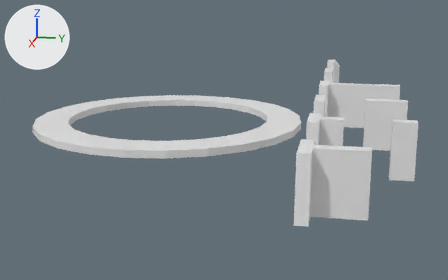
A saved change to the Blender file Flee The MAW/Assets/Imports/RingCreationModelsBlendFile.blend.
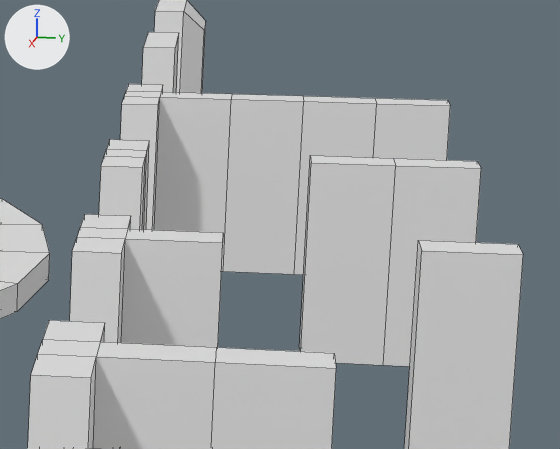
Each version is shown whole from a 50 mm camera at (44.71, 13.19, 9.85) aimed at (7.31, 5.71, 0.5), then close up on the part from 64% to 95% of the width and 21% to 61% of the height. Arrows for +X, +Y and +Z are at upper left; the lights stay in place. The close-ups show mesh edges as thin lines.

In view in the first close-up: 'Base_Ring', 'Platform_Base', 'Platform_JumpPad', 'Platform_Wall_Full', 'Platform_Wall_Gapped_High', 'Platform_Wall_Gapped_Low', 'Platform_Wall_Gapped_Mid'.
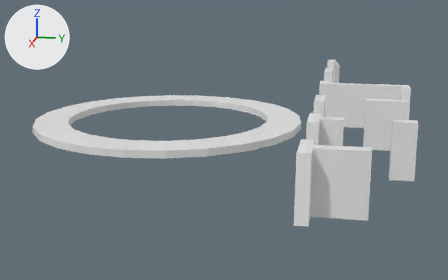
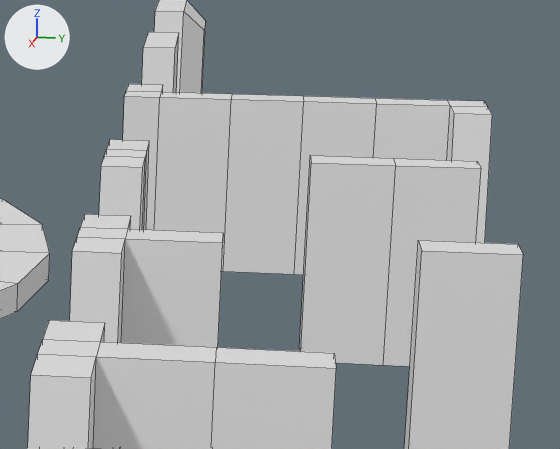
Pixel boxes (x1, y1, x2, y2) of what changed, in the close-ups (560 x 449 px):
```json
{"object": "Platform_Wall_Full", "change": "reshaped", "before": [120, 84, 450, 275], "after": [123, 84, 492, 275], "on screen": "12% wider"}
{"part": 1, "of": "me_cylinder_002", "change": "cut back", "before": [120, 96, 160, 230], "after": [123, 96, 160, 230]}
{"part": 2, "of": "me_cylinder_002", "change": "built on", "after": [447, 100, 492, 243]}
```

Edits to the scene script, one JSON object a line:
```json
{"block": "me_cylinder_002", "where": "# used by ob_platform_wall_full; location = (8.43, 11.86, 3.21); rotation_euler = (-1.571, 0.0, 0.0), in degrees (-90, 0, 0)"}
{"block": "me_cylinder_002", "where": "# verts and faces of me_cylinder_002; kept vertices keep their numbers, new ones are numbered from 32"}
{"block": "me_cylinder_002", "where": "# before: 2 (1.31, 1.24, -0.25), 3 (1.31, 1.24, 0.25), 6 (0.98, -1.24, -0.25) at pixel (121, 103), 7 (0.98, -1.24, 0.25) at pixel (158, 104), 8 (0.35, 1.24, -0.25)"}
{"block": "me_cylinder_002", "where": "# before: 11 (0.35, 1.24, 0.25), 12 (0.26, -1.24, -0.25) at pixel (124, 96), 15 (0.26, -1.24, 0.25) at pixel (159, 97)"}
{"op": "remove", "block": "me_cylinder_002", "code": "me_cylinder_002.from_pydata(...)  # 32 vertices, 30 faces; spans x -1.31..1.31, y -1.24..1.24, z -0.25..4.25"}
{"op": "add", "block": "me_cylinder_002", "code": "me_cylinder_002.from_pydata(...)  # 36 vertices, 34 faces; spans x -1.31..1.31, y -1.24..1.24, z -0.25..4.75"}
{"block": "me_cylinder_002", "change": "me_cylinder_002 part 1"}
{"op": "add", "block": "me_cylinder_002", "code": "delete_vertices([2, 3, 6, 7])  # with the faces that use them"}
{"op": "add", "block": "me_cylinder_002", "code": "faces += [(8, 11, 15, 12)]"}
{"block": "me_cylinder_002", "change": "me_cylinder_002 part 2"}
{"block": "me_cylinder_002", "change": "1 face is deleted"}
{"block": "me_cylinder_002", "change": "8 vertices are added at x -0.35..1.31, y -1.24..1.24, z 4.25..4.75"}
{"block": "me_cylinder_002", "change": "9 new faces join them"}
```
